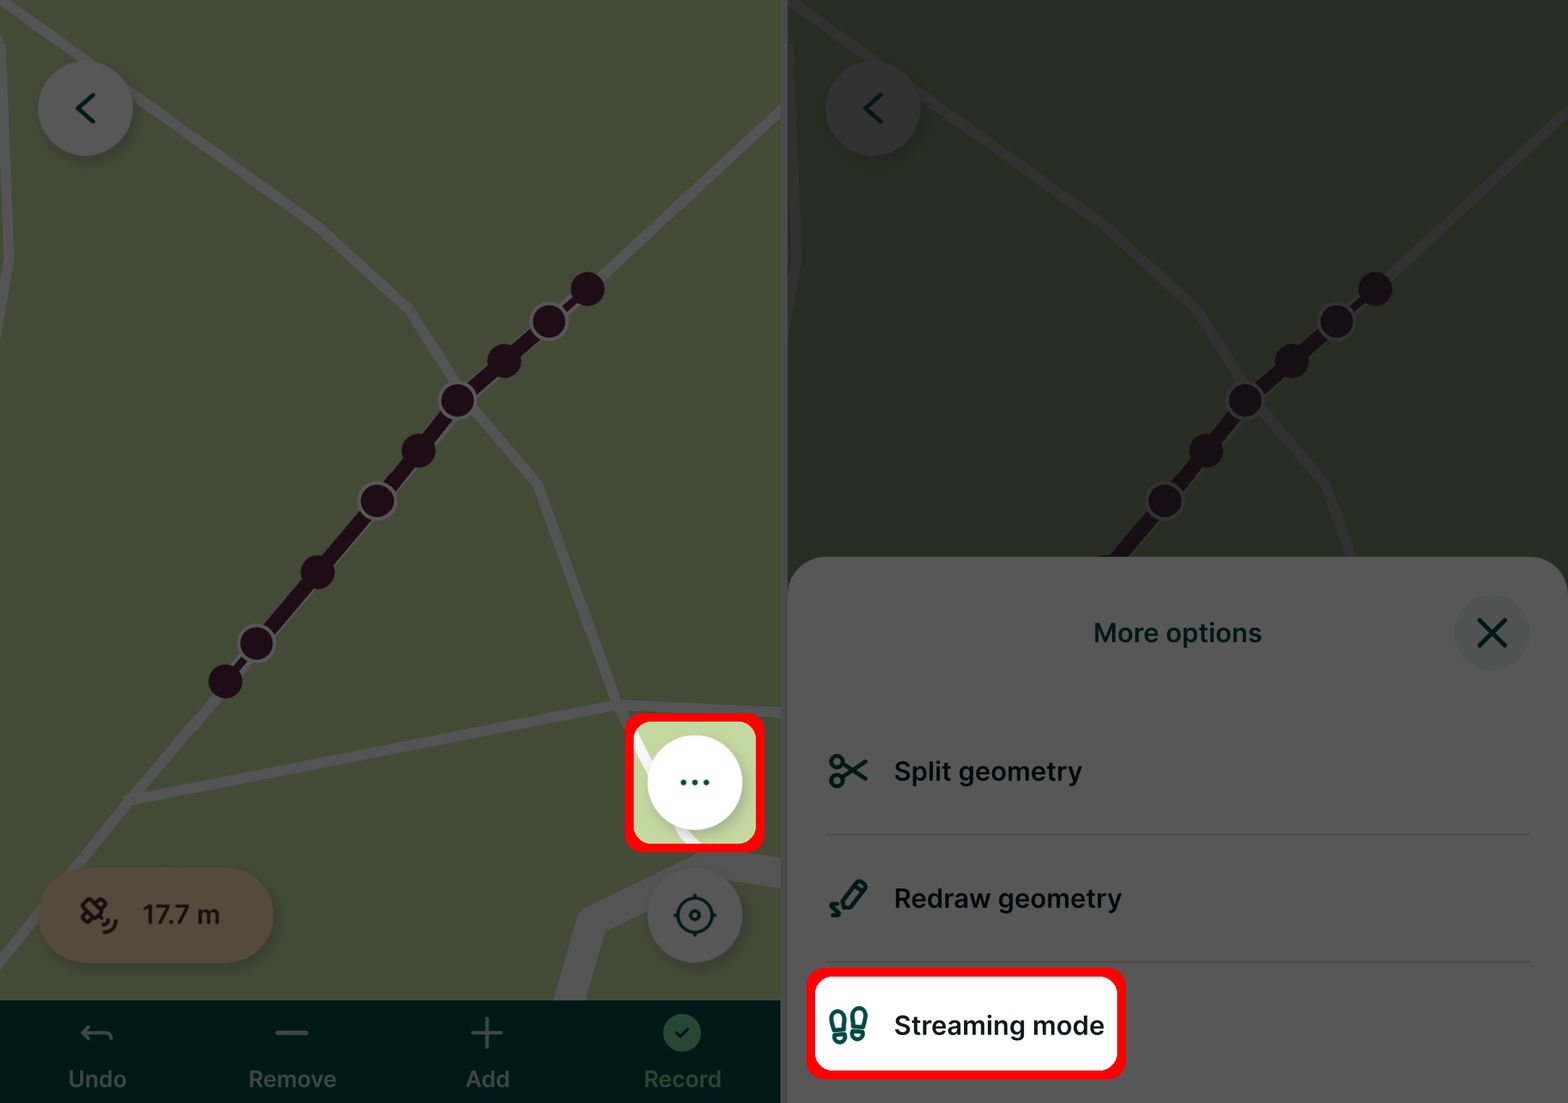
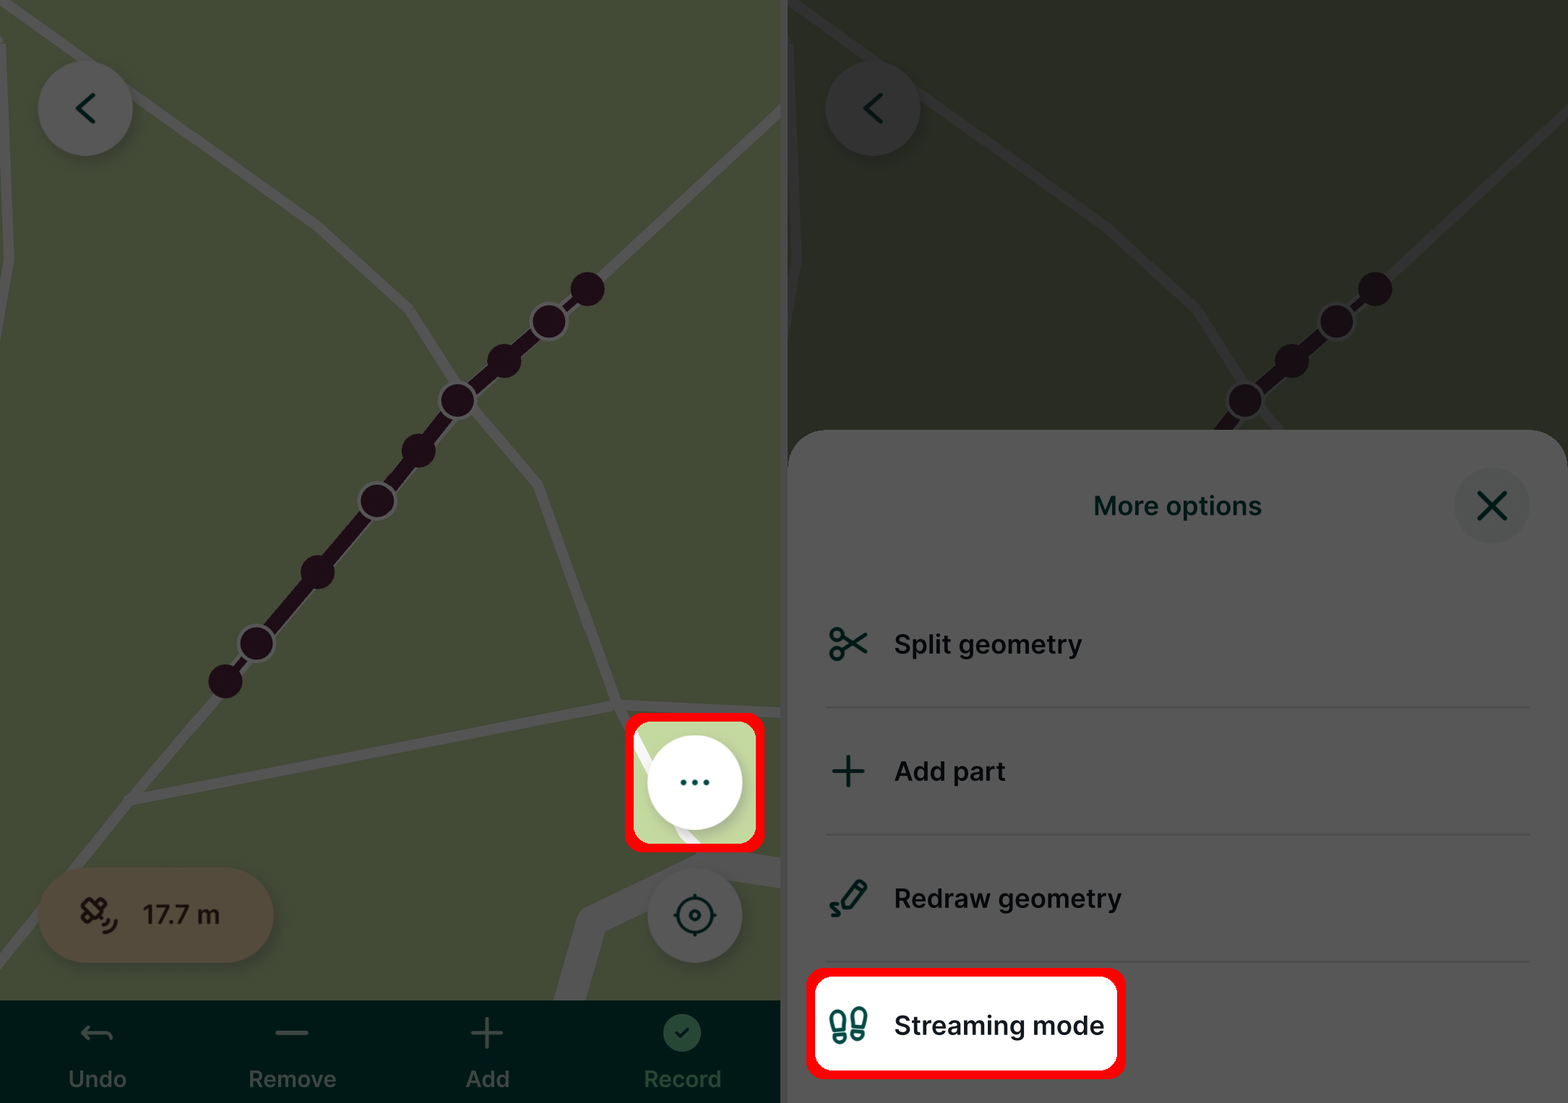
Layers edited between the first and the second w=1568, h=1103 image:
painted on "Screenshot_20241027_134620.jpg" over [787, 429, 1568, 1047]